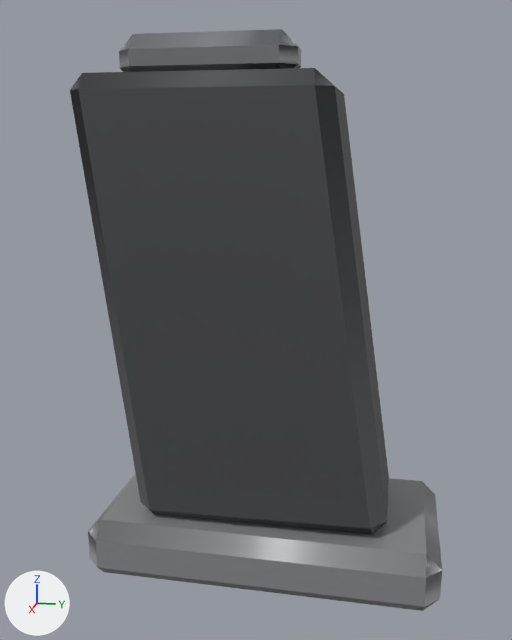
One commit to the FBX model Art/Export/Weapons/SM_SB_Sidearm_Mag.fbx: the scene before it, then after it.
Rendered twice from a 50 mm lens placed at (0.1362, 0.0361, -0.0147), pointed at (0.0009, 0.0091, -0.0486). Every picture has the same lights, and +X, +Y and +Z are marked at lower left. The older version comes first.

The scene before the commit, as lines of its bpy script (objects in view):
```python
me_sm_sb_sidearm_mag = bpy.data.meshes.new('SM_SB_Sidearm_Mag')
me_sm_sb_sidearm_mag.from_pydata(...)  # 72 vertices, 78 faces; spans x -1.8..1.8, y -4.7..2.36, z -10.0..0.55
# faces by material slot: [26, 26, 26]
me_sm_sb_sidearm_mag.materials.append(mat_m_weaponmetal)  # grey #8e8f93
me_sm_sb_sidearm_mag.materials.append(mat_m_polymer)  # dark grey #45464a
me_sm_sb_sidearm_mag.materials.append(mat_m_steel)  # grey #999ea2
ob_sm_sb_sidearm_mag = bpy.data.objects.new('SM_SB_Sidearm_Mag', me_sm_sb_sidearm_mag)
ob_sm_sb_sidearm_mag.location = (0.0, 0.0, 0.0)
ob_sm_sb_sidearm_mag.rotation_euler = (0.0, -3.142, 0.0)  # degrees (0, -180, 0)
ob_sm_sb_sidearm_mag.scale = (-0.01, -0.01, -0.01)
```
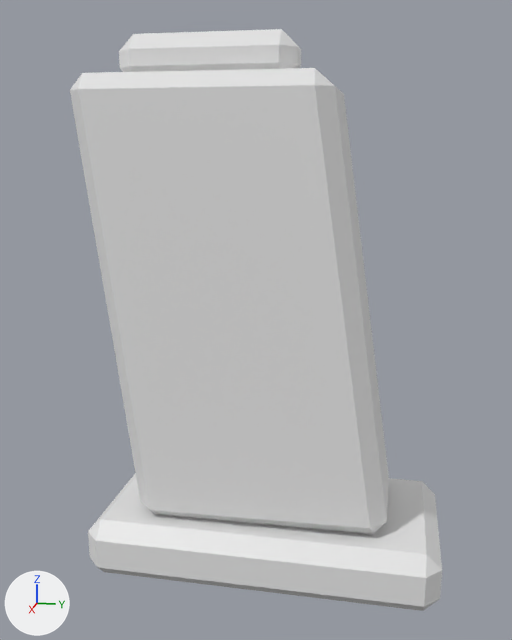
Boxes (x1, y1, x2, y2) around the edits, measured in the pictures (512 x 640 px):
'SM_SB_Sidearm_Mag', shading changed, recoloured (grey to white)
    both: (70, 29, 442, 611)
part 2 of me_sm_sb_sidearm_mag, recoloured (grey to white)
    both: (88, 473, 442, 611)
part 3 of me_sm_sb_sidearm_mag, recoloured (dark grey to white)
    both: (70, 68, 389, 535)
part 4 of me_sm_sb_sidearm_mag, recoloured (grey to white)
    both: (119, 29, 301, 72)

The edits, one by one:
Material 'M_SBW_Sidearm' (mat_m_sbw_sidearm) is new.
Its base color is (0.8, 0.8, 0.8) (white #e7e7e7).
me_sm_sb_sidearm_mag has 72 vertices, 78 faces and spans x -1.8..1.8, y -4.7..2.36, z -10.0..0.55.
me_sm_sb_sidearm_mag is used by ob_sm_sb_sidearm_mag; location (0.0, 0.0, 0.0); rotation (0.0, -3.142, 0.0), in degrees (0, -180, 0); scale (-0.01, -0.01, -0.01).
me_sm_sb_sidearm_mag part 1: its shading normals changed.
me_sm_sb_sidearm_mag part 2: all 26 faces that had it switch from mat_m_weaponmetal (grey #8e8f93) to mat_m_sbw_sidearm (white #e7e7e7).
me_sm_sb_sidearm_mag part 3: all 26 faces that had it switch from mat_m_polymer (dark grey #45464a) to mat_m_sbw_sidearm (white #e7e7e7).
me_sm_sb_sidearm_mag part 4: all 26 faces that had it switch from mat_m_steel (grey #999ea2) to mat_m_sbw_sidearm (white #e7e7e7).
